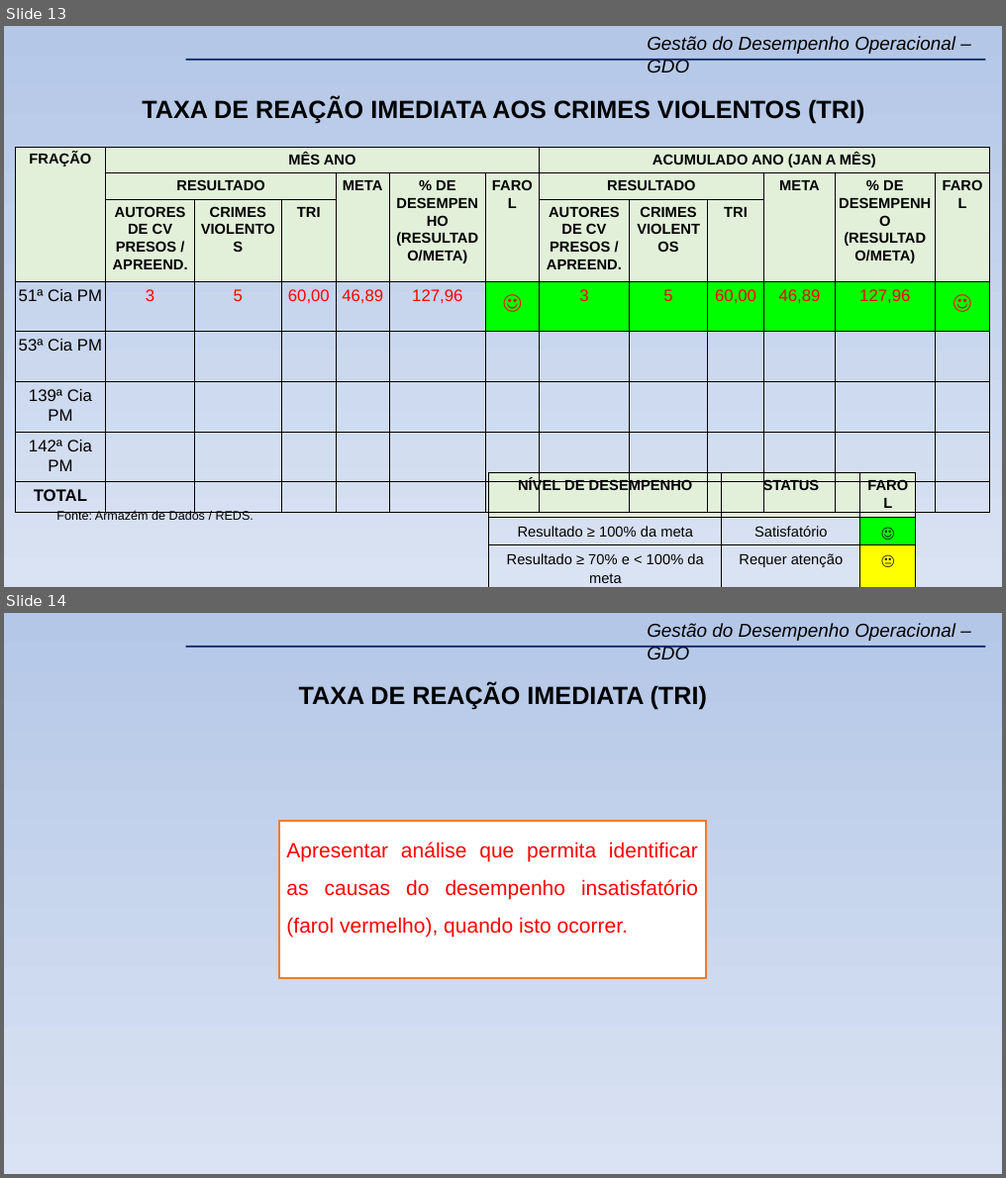
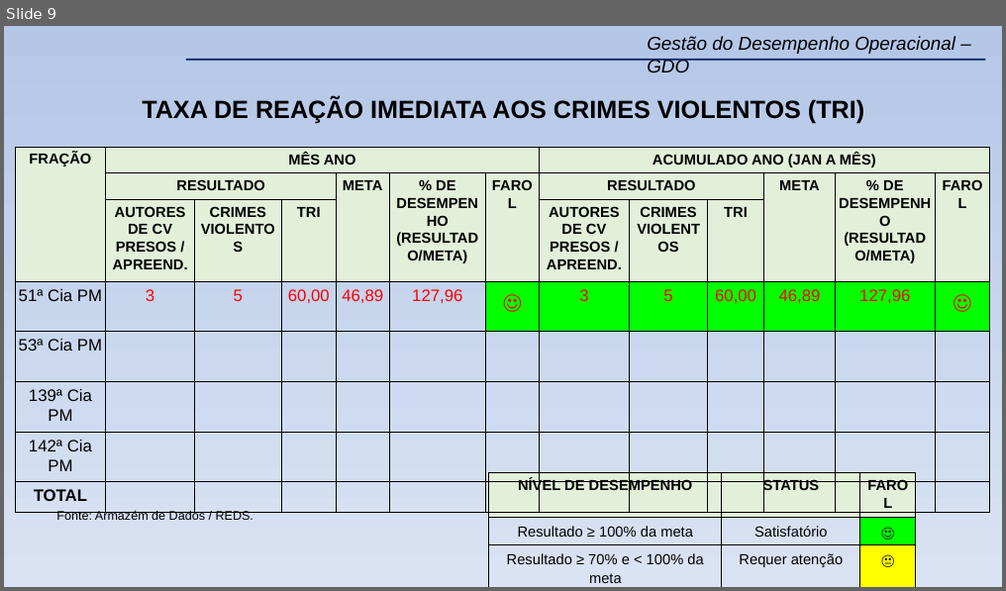
Before and after one commit to WENDEL4891/apresentacao_gdo, a slide deck: files/modelo_apresentacao/Modelo (Novo) GDO 23º BPM.pptx. Shown one above the other, each under a label of ours: slides 13 and 14 before the commit, slide 9 after it. The pictures are 1006x1178 and 1006x591 pixels, drawn with LibreOffice and Linux fonts; fonts in the diff are those of the drawing; background and template pictures are left out. Boxes give left, top, right and bottom in pixels: in the first picture for what was removed or moved away, otherwise in the second. Text is boxed around its words. In the diff, an @@ line names an element or a change of style, - is before the commit and + after.

```diff
--- a/files/modelo_apresentacao/Modelo (Novo) GDO 23º BPM.pptx
+++ b/files/modelo_apresentacao/Modelo (Novo) GDO 23º BPM.pptx
@@ slide 14 removed at <box>4,613,1002,1174</box>, background gradient #DAE3F3 to #B4C7E7; not listed: 2 template elements that a slide beside it also shows @@
@@ text removed at <box>299,684,707,710</box> @@
-TAXA DE REAÇÃO IMEDIATA (TRI)
@@ rectangle removed at <box>279,821,706,978</box> @@
-Apresentar análise que permita identificar as causas do desempenho insatisfatório (farol vermelho), quando isto ocorrer.
@@ what was slide 13 is now slide 9 @@
```
Also in this commit, not shown: 2 slides changed, 9 other slides removed, 3 other files.
